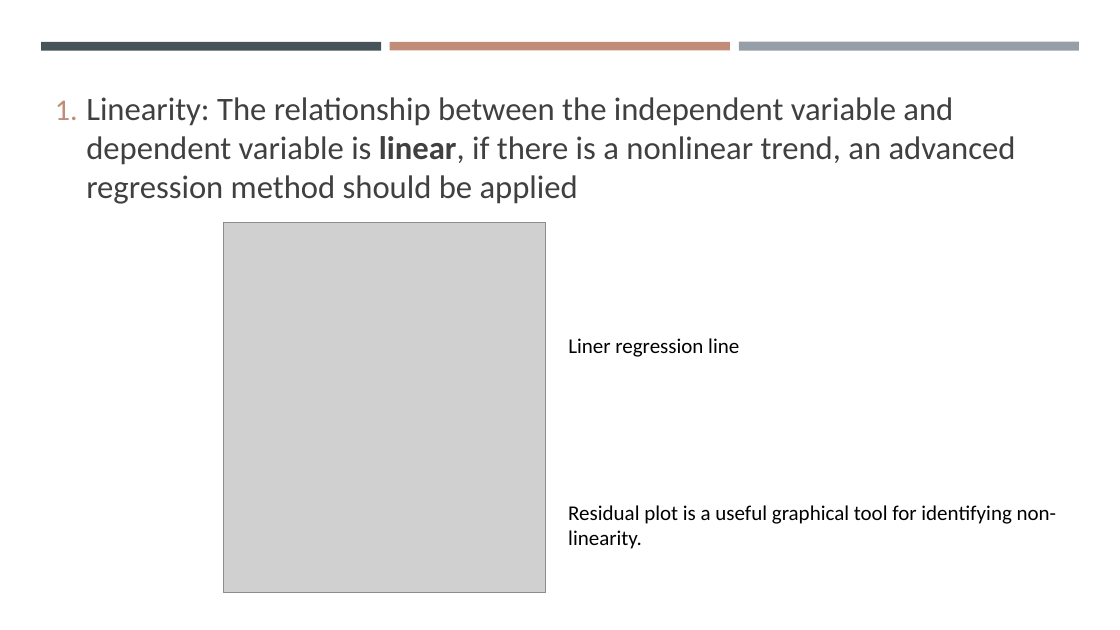
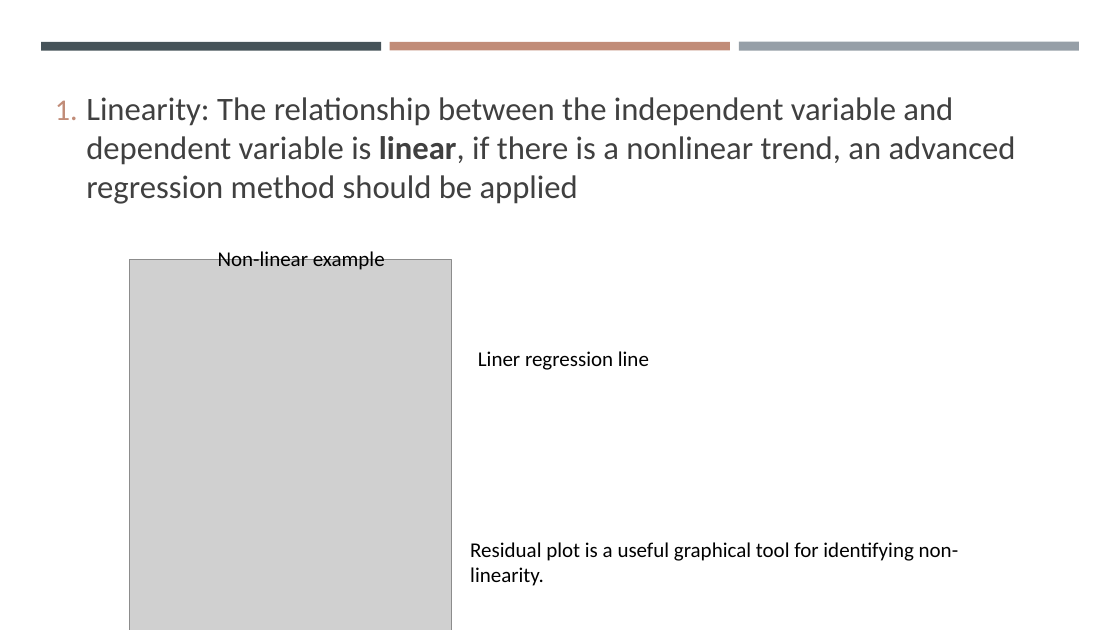
Before and after one commit to gisynw/geog-247, a slide deck: slide 9 of docs/Lectures/Week04/Week04_BivariateRegression.pptx. Drawn at 1120x630 pixels with LibreOffice and Linux fonts; fonts in the diff are those of the drawing; grey boxes stand for pictures. Boxes give left, top, right and bottom in pixels: in the first picture for what was removed or moved away, otherwise in the second. Text is boxed around its words. In the diff, an @@ line names an element or a change of style, - is before the commit and + after.

```diff
--- a/docs/Lectures/Week04/Week04_BivariateRegression.pptx
+++ b/docs/Lectures/Week04/Week04_BivariateRegression.pptx
@@ picture: place and size @@
-picture at [223,223,545,593]
+picture at [129,260,451,630]
@@ text added at [218,249,385,270], 18 pt, text #000000 @@
+Non-linear example
@@ text "Liner regression line": place and size @@
-text "Liner regression line" at [568,338,739,357]
+text "Liner regression line" at [478,351,649,370]
@@ text "Residual plot is a useful ...": place and size @@
-text "Residual plot is a useful ..." at [568,505,1057,549]
+text "Residual plot is a useful ..." at [470,542,959,586]
```
Also in this commit, not shown: 6 slides added, 1 slide removed, 5 other files.
